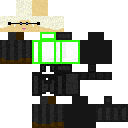
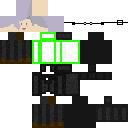
Two versions of the same layered image (128x128). Layer-by-layer changes:
added layer "skin.png copy" above "skin.png" over [64, 20, 128, 25]
painted on "skin.png" over [0, 0, 64, 32]
